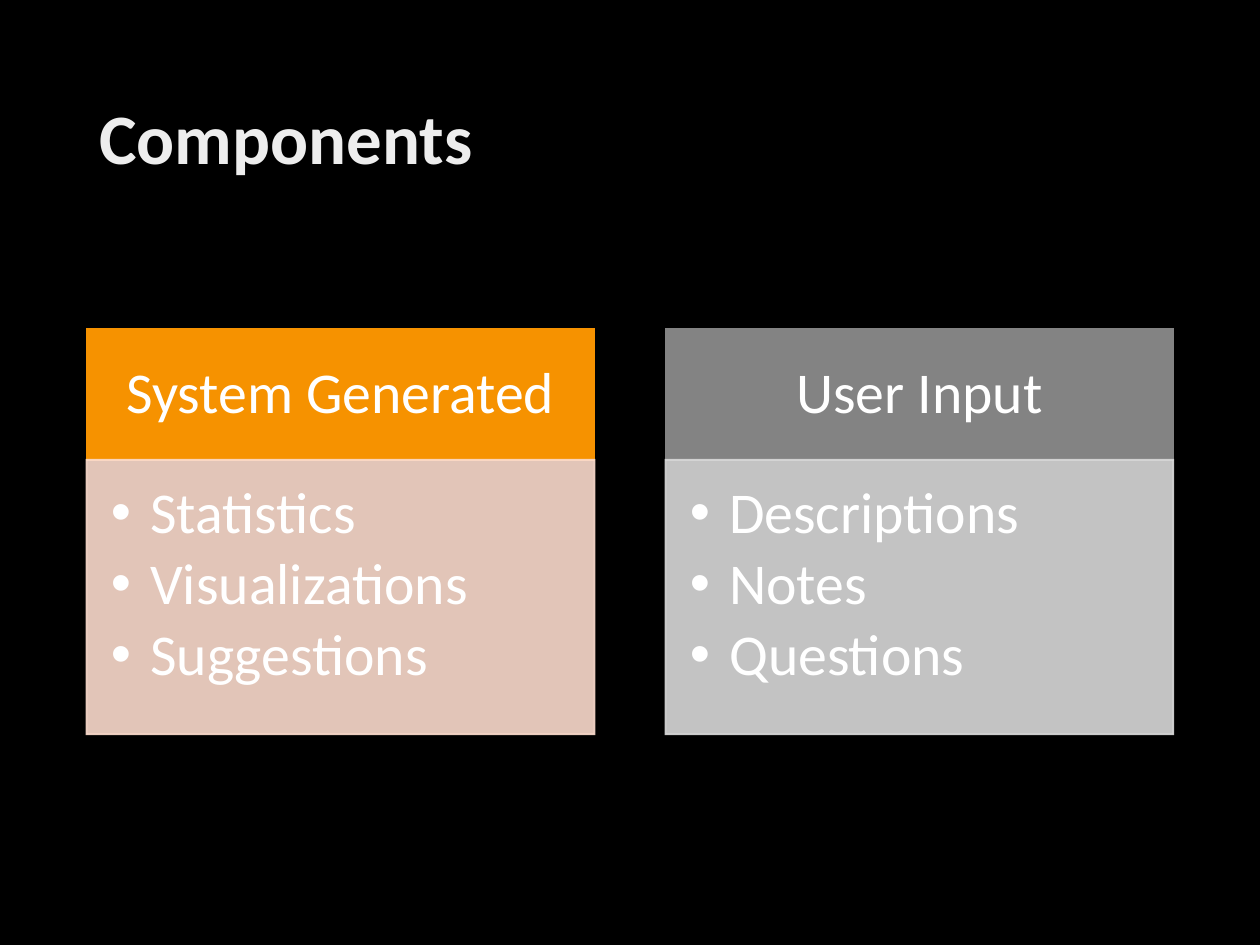
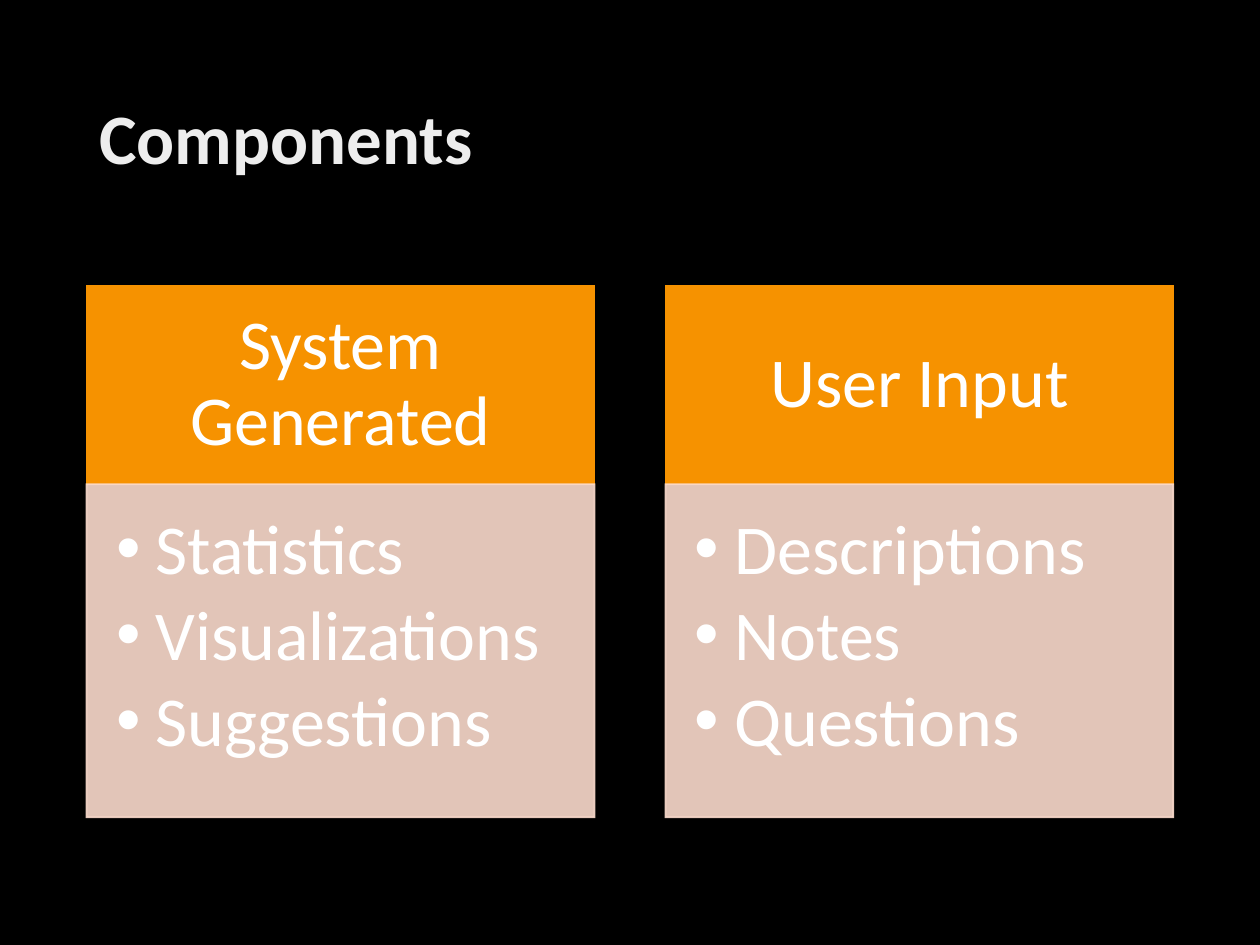
Before and after one commit to jannah/MetaReader, a slide deck: slide 6 of MetaReader.pptx (slide 5 before the commit). Drawn at 1260x945 pixels with LibreOffice and Linux fonts; fonts in the diff are those of the drawing; background and template pictures are left out. Boxes give left, top, right and bottom in pixels: in the first picture for what was removed or moved away, otherwise in the second. Text is boxed around its words. In the diff, an @@ line names an element or a change of style, - is before the commit and + after.

```diff
--- a/MetaReader.pptx
+++ b/MetaReader.pptx
@@ text "System Generated": place and size @@
-text "System Generated" at (126,373,554,423)
+text "System Generated" at (190,323,490,446)
@@ rectangle: place and size @@
-rectangle at (87,329,595,460)
+rectangle at (87,286,595,485)
@@ text "User Input": place and size @@
-text "User Input" at (796,376,1043,422)
+text "User Input" at (770,362,1068,419)
@@ rectangle: place and size @@
-rectangle at (665,329,1173,460)
+rectangle at (665,286,1173,485)
@@ rectangle at (665,286,1173,485): fill #838383 to #F69200; outline #838383 1 pt to #F69200 1 pt @@
@@ text "Statistics": place and size @@
-text "Statistics" at (150,493,467,685)
+text "Statistics" at (155,526,539,758)
@@ rectangle: place and size @@
-rectangle at (87,460,595,735)
+rectangle at (87,484,595,816)
@@ size 33 to 40 pt; more space between paragraphs in 4 elements at (190,323,490,446), (770,362,1068,419), (155,526,539,758), (734,526,1085,755) @@
@@ text "Descriptions": place and size @@
-text "Descriptions" at (729,493,1019,682)
+text "Descriptions" at (734,526,1085,755)
@@ rectangle: place and size @@
-rectangle at (665,460,1173,735)
+rectangle at (665,484,1173,816)
@@ rectangle at (665,484,1173,816): fill #D9D9D9 at 90% opacity to #FBDCCC at 90% opacity; outline #D9D9D9 1 pt to #FBDCCC 1 pt @@
```
Also in this commit, not shown: 8 other slides changed, 1 slide added, 1 other file.
